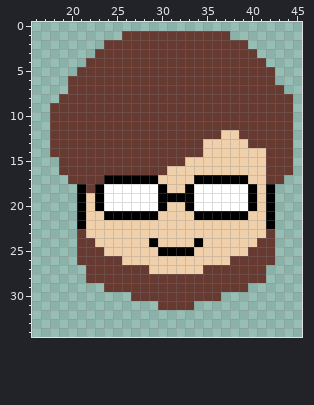
Pixel-art file -- Assets/beebois/sam/sam.aseprite. The first picture shows the starting point.
64x64 pixels, 1 frame. Shown: x 16..45, y 0..34.
Once edited:
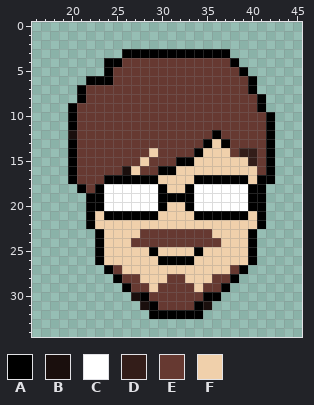
Palette (. is transparent): A #000000  B #1a0f0d  C #ffffff  D #331d19  E #663931  F #f0d0ab
Change:
Layers "Glasses", "Hair", "Head":
y 1: x 26..37 EEEEEEEEEEEE -> ............
y 2: x 24..39 EEEEEEEEEEEEEEEE -> ................
y 3: x 23..40 EEEEEEEEEEEEEEEEEE -> ...AAAAAAAAAAAA...
y 4: x 22..25 EEEE -> ..AA; x 38..41 EEEE -> A...
y 5: x 21..24 EEEE -> ...A; x 39..42 EEEE -> A...
y 6: x 20..24 EEEEE -> ..AAA; x 40..42 EEE -> A..
y 7: x 20..21 EE -> .A; x 40..43 EEEE -> A...
y 8: x 19..21 EEE -> ..A; x 41..44 EEEE -> A...
y 9: x 18..20 EEE -> ..A; x 41..44 EEEE -> A...
y 10..11: x 18..20 EEE -> ..A; x 42..44 EEE -> A..
y 12: x 18..20 EEE -> ..B; x 36..38 EFF -> AEE; x 42..44 EEE -> A..
y 13: x 18..20 EEE -> ..A; x 35 F -> A; x 37..39 FFF -> AEE; x 42..44 EEE -> A..
y 14: x 18..20 EEE -> ..A; x 29 E -> F; x 34 E -> A; x 38..44 FFFFEEE -> EDDEA..
y 15: x 19..20 EE -> .A; x 28 E -> F; x 32..33 EF -> AA; x 40..44 FFEEE -> DEA..
y 16: x 19..20 EE -> .A; x 26..27 EE -> BF; x 30..31 EF -> AA; x 41..44 FEEE -> EA..
y 17: x 20 E -> A; x 41..43 FEE -> AA.
y 18: x 41..42 FA -> A.
y 19..22: x 21..22 AF -> .A; x 41..42 FA -> A.
y 23: x 21..23 EFF -> ..A; x 28..35 FFFFFFFF -> EEEEEEEE; x 40..42 FFE -> A..
y 24: x 21..23 EEF -> ..A; x 27..36 FFAFFFFAFF -> EEEEEEEEEE; x 40..42 FEE -> A..
y 25: x 21..23 EEE -> ..A; x 29..34 FAAAAF -> AFFFFA; x 40..42 EEE -> A..
y 26: x 21..25 EEEEE -> ..AFF; x 30..33 FFFF -> AAAA; x 38..42 EEEEE -> FFA..
y 27: x 22..24 EEE -> ..A; x 26..28 EEE -> FFF; x 35..37 EEE -> FFF; x 39..41 EEE -> A..
y 28: x 22..25 EEEE -> ...A; x 28..30 EEE -> FFF; x 33..35 EEE -> FFF; x 38..41 EEEE -> A...
y 29: x 24..26 EEE -> ..A; x 29 E -> F; x 34 E -> F; x 37..39 EEE -> A..
y 30: x 27..28 EE -> BA; x 35..36 EE -> AA
y 31: x 28..29 .. -> BA; x 34..35 .. -> AB
y 32: x 29..34 ...... -> AAAAAA
